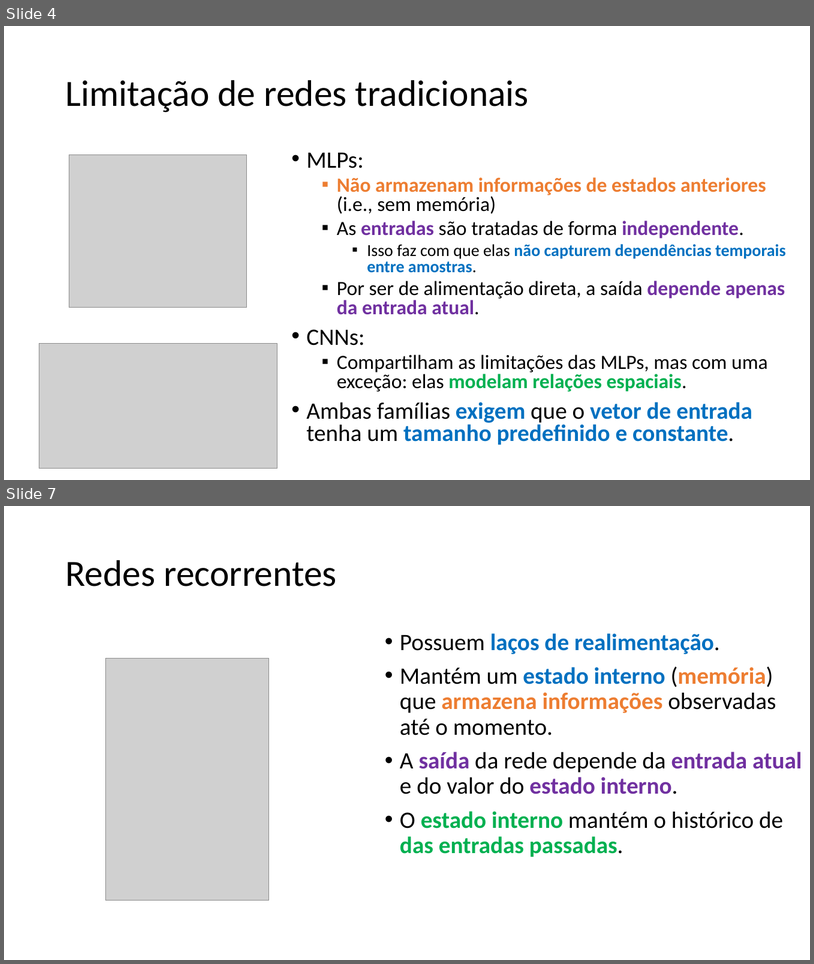
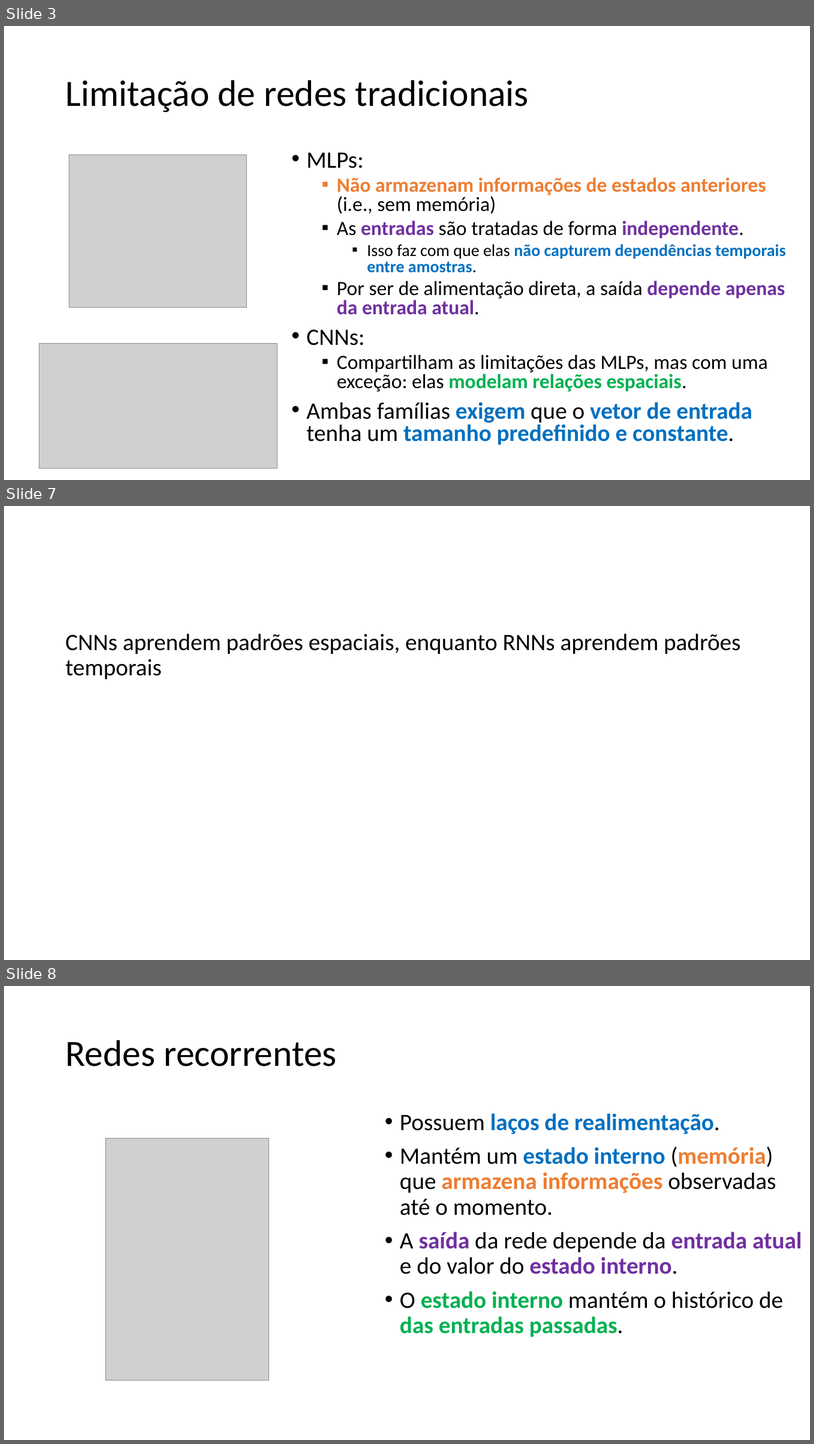
Before and after one commit to zz4fap/c24_inteligencia_artificial, a slide deck: slides/C24_RNN.pptx. Shown one above the other, each under a label of ours: slides 4 and 7 before the commit, slides 3, 7 and 8 after it; the slides between them are not shown. The pictures are 814x964 and 814x1444 pixels, drawn with LibreOffice and Linux fonts; fonts in the diff are those of the drawing; grey boxes stand for pictures. Boxes give left, top, right and bottom in pixels: in the first picture for what was removed or moved away, otherwise in the second. Text is boxed around its words. In the diff, an @@ line names an element or a change of style, - is before the commit and + after.

```diff
--- a/slides/C24_RNN.pptx
+++ b/slides/C24_RNN.pptx
@@ slide 7 added at (x1=4, y1=506, x2=810, y2=960), background #FFFFFF @@
@@ text added at (x1=65, y1=633, x2=741, y2=679), 28 pt, text #000000 @@
+CNNs aprendem padrões espaciais, enquanto RNNs aprendem padrões temporais
@@ what was slide 4 is now slide 3 @@
@@ what was slide 7 is now slide 8 @@
```
Also in this commit, not shown: 4 slides changed.
